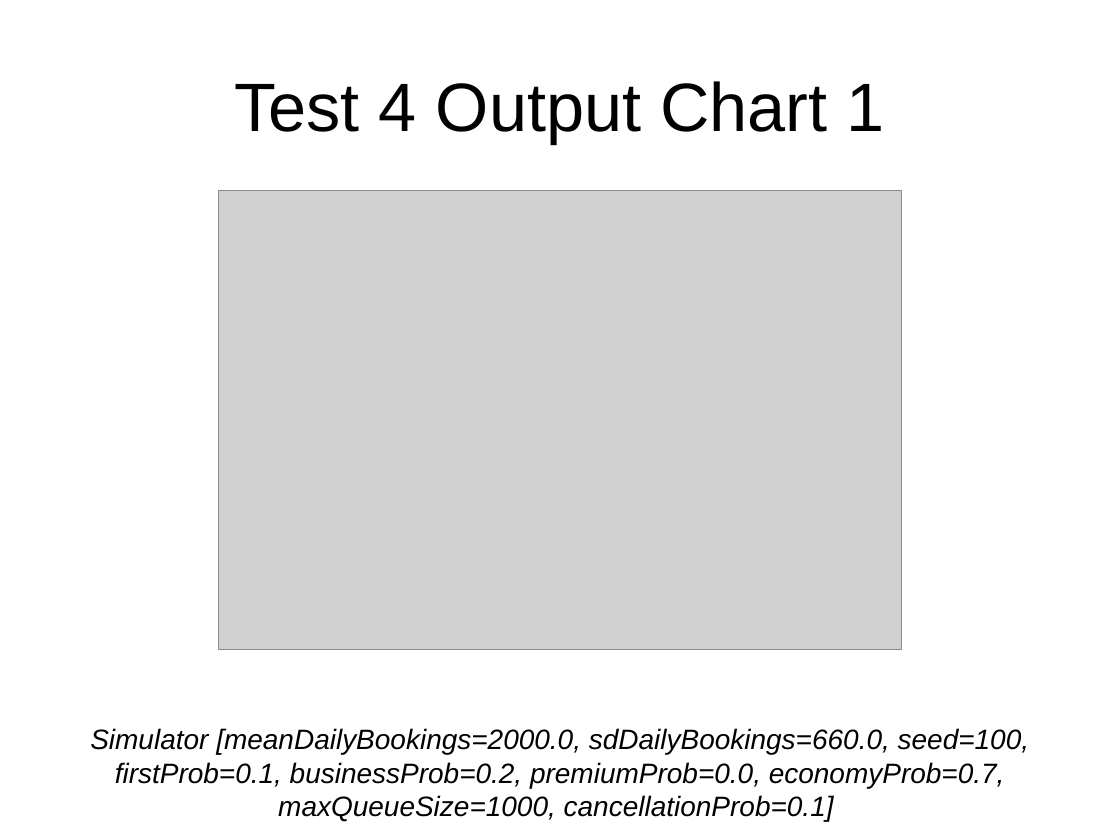
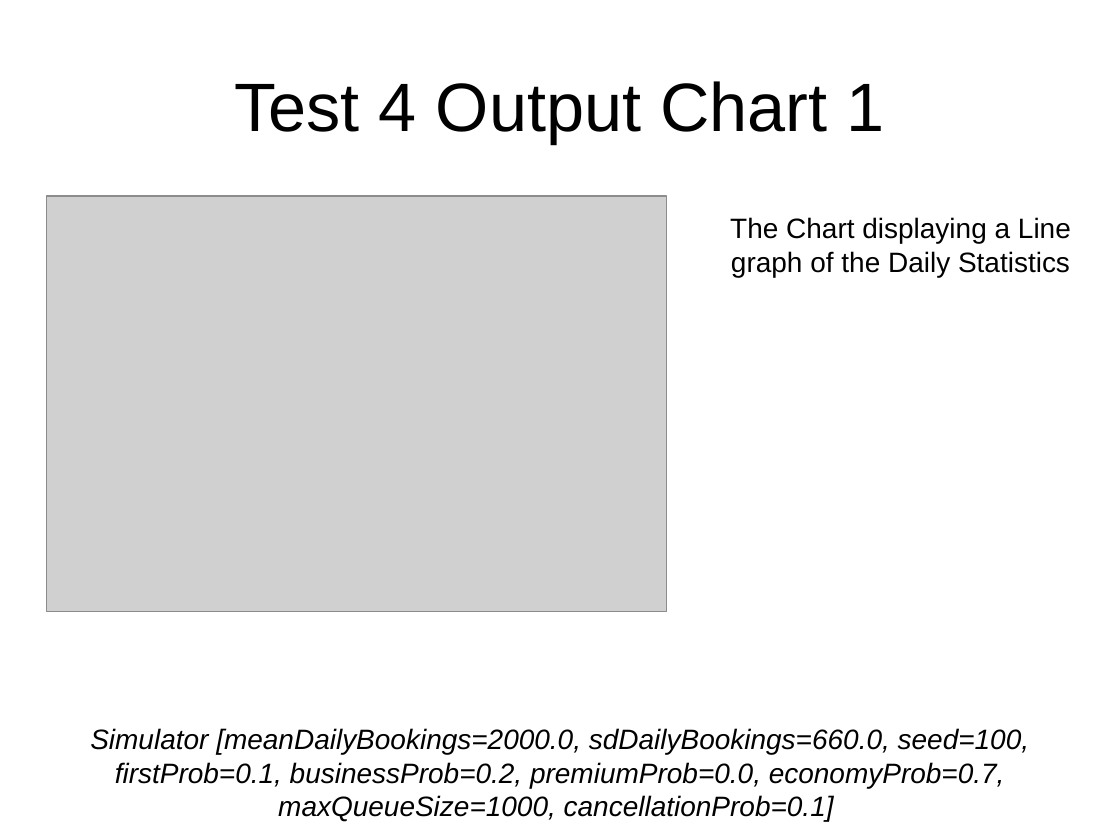
Before and after one commit to mitchellharvey97/Cab302-Ass2-2016, a slide deck: slide 12 of GUITestPlan.pptx (slide 13 before the commit). Drawn at 1120x840 pixels with LibreOffice and Linux fonts; fonts in the diff are those of the drawing; grey boxes stand for pictures. Boxes give left, top, right and bottom in pixels: in the first picture for what was removed or moved away, otherwise in the second. Text is boxed around its words. In the diff, an @@ line names an element or a change of style, - is before the commit and + after.

Commit message:
Adding Test Plan

```diff
--- a/GUITestPlan.pptx
+++ b/GUITestPlan.pptx
@@ picture: place and size @@
-picture at (218,190,902,648)
+picture at (47,196,668,612)
@@ text added at (730,217,1071,277), 18 pt, text #000000 @@
+The Chart displaying a Line graph of the Daily Statistics
```
Also in this commit, not shown: 10 other slides changed, 5 slides added, 2 slides removed, 1 other file.
